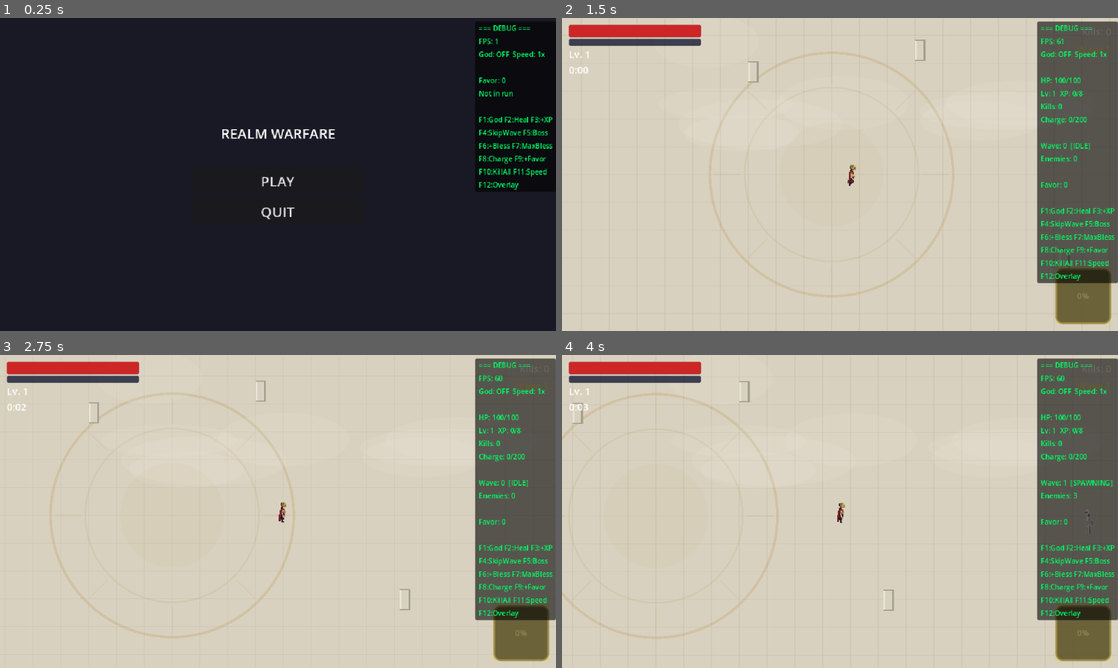
Above: before the commit, frames 1-4 (two rows, left to right).
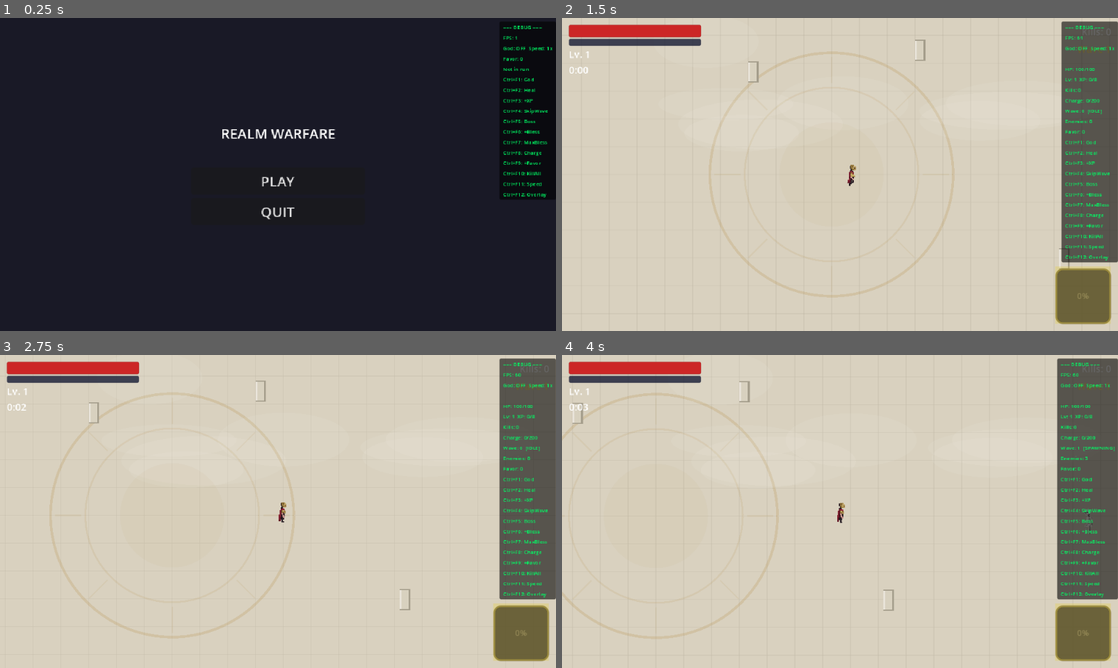
Above: after the commit, the same moments.

Repository: LshMakh/RealmWarfare
Game: Godot game, scene res://scenes/main_menu/main_menu.tscn
The game is run twice, just before and just after one commit, with the same random seed, the same clock (stepped at 60 frames per second) and the same inputs.
Inputs (mouse positions are in pixels of both pictures, inside the frame that each line leads up to):
- Up to frame 1 (0.25 s): no input
- Up to frame 2 (1.5 s): click "PLAY" at 0.5 s; tap Enter at 1.25 s; move the mouse to (962, 158) at 1.27 s; hold D (move_right) from 1.28 s (still down); click (962, 158) at 1.42 s
- Up to frame 3 (2.75 s): release D (move_right) at 2 s; drag from (166, 527) to (300, 511) at 2.02 s
- Up to frame 4 (4 s): move the mouse to (895, 442) at 2.77 s; hold D (move_right) 2.78-3.5 s; drag from (812, 574) to (673, 464) at 3.52 s

The runs differ from the first frame. In frame 1, 1.8% of the frame differs, in the area x 86-100%, y 2-58%; in frame 2, 6.0%; in frame 3, 6.0%, in the area x 85-100%, y 1-85%; in frame 4, 5.6%.

Commit message:
fixed debug F8 not working, changed how keys are used in debug mode. fixed bug where lightning bolt would go through enemy.

Diff:
--- a/project.godot
+++ b/project.godot
@@ -61,6 +61,66 @@
 , Object(InputEventKey,"resource_local_to_scene":false,"resource_name":"","device":-1,"window_id":0,"alt_pressed":false …(186 unchanged characters)…
 ]
 }
+toggle_god_mode={
+"deadzone": 0.2,
+"events": [Object(InputEventKey,"resource_local_to_scene":false,"resource_name":"","device":-1,"window_id":0,"alt_pressed":false,"shift_pressed":false,"ctrl_pressed":true,"meta_pressed":false,"pressed":false,"keycode":0,"physical_keycode":4194332,"key_label":0,"unicode":0,"location":0,"echo":false,"script":null)
+]
+}
+heal_full={
+"deadzone": 0.2,
+"events": [Object(InputEventKey,"resource_local_to_scene":false,"resource_name":"","device":-1,"window_id":0,"alt_pressed":false,"shift_pressed":false,"ctrl_pressed":true,"meta_pressed":false,"pressed":false,"keycode":0,"physical_keycode":4194333,"key_label":0,"unicode":0,"location":0,"echo":false,"script":null)
+]
+}
+grant_xp={
+"deadzone": 0.2,
+"events": [Object(InputEventKey,"resource_local_to_scene":false,"resource_name":"","device":-1,"window_id":0,"alt_pressed":false,"shift_pressed":false,"ctrl_pressed":true,"meta_pressed":false,"pressed":false,"keycode":0,"physical_keycode":4194334,"key_label":0,"unicode":0,"location":0,"echo":false,"script":null)
+]
+}
+skip_wave={
+"deadzone": 0.2,
+"events": [Object(InputEventKey,"resource_local_to_scene":false,"resource_name":"","device":-1,"window_id":0,"alt_pressed":false,"shift_pressed":false,"ctrl_pressed":true,"meta_pressed":false,"pressed":false,"keycode":0,"physical_keycode":4194335,"key_label":0,"unicode":0,"location":0,"echo":false,"script":null)
+]
+}
+skip_to_boss={
+"deadzone": 0.2,
+"events": [Object(InputEventKey,"resource_local_to_scene":false,"resource_name":"","device":-1,"window_id":0,"alt_pressed":false,"shift_pressed":false,"ctrl_pressed":true,"meta_pressed":false,"pressed":false,"keycode":0,"physical_keycode":4194336,"key_label":0,"unicode":0,"location":0,"echo":false,"script":null)
+]
+}
+cycle_blessing={
+"deadzone": 0.2,
+"events": [Object(InputEventKey,"resource_local_to_scene":false,"resource_name":"","device":-1,"window_id":0,"alt_pressed":false,"shift_pressed":false,"ctrl_pressed":true,"meta_pressed":false,"pressed":false,"keycode":0,"physical_keycode":4194337,"key_label":0,"unicode":0,"location":0,"echo":false,"script":null)
+]
+}
+max_blessings={
+"deadzone": 0.2,
+"events": [Object(InputEventKey,"resource_local_to_scene":false,"resource_name":"","device":-1,"window_id":0,"alt_pressed":false,"shift_pressed":false,"ctrl_pressed":true,"meta_pressed":false,"pressed":false,"keycode":0,"physical_keycode":4194338,"key_label":0,"unicode":0,"location":0,"echo":false,"script":null)
+]
+}
+fill_ability={
+"deadzone": 0.2,
+"events": [Object(InputEventKey,"resource_local_to_scene":false,"resource_name":"","device":-1,"window_id":0,"alt_pressed":false,"shift_pressed":false,"ctrl_pressed":true,"meta_pressed":false,"pressed":false,"keycode":0,"physical_keycode":4194339,"key_label":0,"unicode":0,"location":0,"echo":false,"script":null)
+]
+}
+grant_favor={
+"deadzone": 0.2,
+"events": [Object(InputEventKey,"resource_local_to_scene":false,"resource_name":"","device":-1,"window_id":0,"alt_pressed":false,"shift_pressed":false,"ctrl_pressed":true,"meta_pressed":false,"pressed":false,"keycode":0,"physical_keycode":4194340,"key_label":0,"unicode":0,"location":0,"echo":false,"script":null)
+]
+}
+kill_all_enemies={
+"deadzone": 0.2,
+"events": [Object(InputEventKey,"resource_local_to_scene":false,"resource_name":"","device":-1,"window_id":0,"alt_pressed":false,"shift_pressed":false,"ctrl_pressed":true,"meta_pressed":false,"pressed":false,"keycode":0,"physical_keycode":4194341,"key_label":0,"unicode":0,"location":0,"echo":false,"script":null)
+]
+}
+cycle_speed={
+"deadzone": 0.2,
+"events": [Object(InputEventKey,"resource_local_to_scene":false,"resource_name":"","device":-1,"window_id":0,"alt_pressed":false,"shift_pressed":false,"ctrl_pressed":true,"meta_pressed":false,"pressed":false,"keycode":0,"physical_keycode":4194342,"key_label":0,"unicode":0,"location":0,"echo":false,"script":null)
+]
+}
+toggle_overlay={
+"deadzone": 0.2,
+"events": [Object(InputEventKey,"resource_local_to_scene":false,"resource_name":"","device":-1,"window_id":0,"alt_pressed":false,"shift_pressed":false,"ctrl_pressed":true,"meta_pressed":false,"pressed":false,"keycode":0,"physical_keycode":4194343,"key_label":0,"unicode":0,"location":0,"echo":false,"script":null)
+]
+}
 
 [input_devices]
 
--- a/scenes/entities/projectiles/lightning_bolt.tscn
+++ b/scenes/entities/projectiles/lightning_bolt.tscn
@@ -1,19 +1,18 @@
-[gd_scene load_steps=4 format=3]
+[gd_scene format=3 uid="uid://dlxmabbi2d5i8"]
 
-[ext_resource type="Script" path="res://scripts/entities/projectiles/lightning_bolt.gd" id="1"]
-[ext_resource type="Texture2D" path="res://assets/sprites/projectiles/lightning_bolt.png" id="2"]
+[ext_resource type="Script" uid="uid://csyfvl3wl2l2o" path="res://scripts/entities/projectiles/lightning_bolt.gd" id="1"]
+[ext_resource type="Texture2D" uid="uid://bhxqnf1l5epur" path="res://assets/sprites/projectiles/lightning_bolt.png" id="2"]
 
 [sub_resource type="RectangleShape2D" id="1"]
 size = Vector2(8, 4)
 
-[node name="LightningBolt" type="Area2D"]
+[node name="LightningBolt" type="Area2D" unique_id=343816334]
 collision_layer = 8
 collision_mask = 2
 script = ExtResource("1")
 
-[node name="Sprite2D" type="Sprite2D" parent="."]
-texture_filter = 0
+[node name="Sprite2D" type="Sprite2D" parent="." unique_id=223577247]
 texture = ExtResource("2")
 
-[node name="CollisionShape2D" type="CollisionShape2D" parent="."]
+[node name="CollisionShape2D" type="CollisionShape2D" parent="." unique_id=1384130377]
 shape = SubResource("1")
--- a/scripts/autoload/debug_manager.gd
+++ b/scripts/autoload/debug_manager.gd
@@ -75,7 +75,7 @@
 
 	_label = Label.new()
 	_label.horizontal_alignment = HORIZONTAL_ALIGNMENT_LEFT
-	_label.add_theme_font_size_override("font_size", 8)
+	_label.add_theme_font_size_override("font_size", 6)
 	_label.add_theme_color_override("font_color", Color(0.0, 1.0, 0.4, 1.0))
 	panel.add_child(_label)
 
@@ -104,34 +104,37 @@
 		lines.append("Charge: %.0f/%.0f" % [GameState.ability_charge, GameState.ability_charge_max])
 
 		if _wave_manager:
-			lines.append("")
 			lines.append("Wave: %d  [%s]" % [GameState.current_wave, _wave_state_name()])
 			lines.append("Enemies: %d" % _wave_manager._get_total_active_enemies())
 
 		if _blessing_manager:
 			var ids: Array[StringName] = _blessing_manager.get_active_blessing_ids()
 			if ids.size() > 0:
-				lines.append("")
 				lines.append("Blessings:")
 				for bid: StringName in ids:
 					var level: int = _blessing_manager.get_blessing_level(bid)
 					var short_name: String = str(bid).replace("zeus_", "")
 					lines.append("  %s Lv%d" % [short_name, level])
 
-		lines.append("")
 		lines.append("Favor: %d" % GameState.favor)
 	else:
-		lines.append("")
 		lines.append("Favor: %d" % GameState.favor)
 		lines.append("Not in run")
 
-	lines.append("")
-	lines.append("F1:God F2:Heal F3:+XP")
-	lines.append("F4:SkipWave F5:Boss")
-	lines.append("F6:+Bless F7:MaxBless")
-	lines.append("F8:Charge F9:+Favor")
-	lines.append("F10:KillAll F11:Speed")
-	lines.append("F12:Overlay")
+	lines.append("%s: God" % [InputUtils.get_action_key("toggle_god_mode")])
+	lines.append("%s: Heal" % [InputUtils.get_action_key("heal_full")])
+	lines.append("%s: +XP" % [InputUtils.get_action_key("grant_xp")])
+
+	lines.append("%s: SkipWave" % [InputUtils.get_action_key("skip_wave")])
+	lines.append("%s: Boss" % [InputUtils.get_action_key("skip_to_boss")])
+
+	lines.append("%s: +Bless" % [InputUtils.get_action_key("cycle_blessing")])
+	lines.append("%s: MaxBless" % [InputUtils.get_action_key("max_blessings")])
+	lines.append("%s: Charge" % [InputUtils.get_action_key("fill_ability")])
+	lines.append("%s: +Favor" % [InputUtils.get_action_key("grant_favor")])
+	lines.append("%s: KillAll" % [InputUtils.get_action_key("kill_all_enemies")])
+	lines.append("%s: Speed" % [InputUtils.get_action_key("cycle_speed")])
+	lines.append("%s: Overlay" % [InputUtils.get_action_key("toggle_overlay")])
 
 	_label.text = "\n".join(lines)
 
@@ -161,31 +164,30 @@
 	if not event is InputEventKey or not event.pressed or event.echo:
 		return
 
-	match (event as InputEventKey).keycode:
-		KEY_F1:
-			_toggle_god_mode()
-		KEY_F2:
-			_heal_full()
-		KEY_F3:
-			_grant_xp()
-		KEY_F4:
-			_skip_wave()
-		KEY_F5:
-			_skip_to_boss()
-		KEY_F6:
-			_cycle_blessing()
-		KEY_F7:
-			_max_blessings()
-		KEY_F8:
-			_fill_ability()
-		KEY_F9:
-			_grant_favor()
-		KEY_F10:
-			_kill_all_enemies()
-		KEY_F11:
-			_cycle_speed()
-		KEY_F12:
-			_toggle_overlay()
+	if Input.is_action_pressed("toggle_god_mode"):
+		_toggle_god_mode()
+	elif Input.is_action_pressed("heal_full"):
+		_heal_full()
+	elif Input.is_action_pressed("grant_xp"):
+		_grant_xp()
+	elif Input.is_action_pressed("skip_wave"):
+		_skip_wave()
+	elif Input.is_action_pressed("skip_to_boss"):
+		_skip_to_boss()
+	elif Input.is_action_pressed("cycle_blessing"):
+		_cycle_blessing()
+	elif Input.is_action_pressed("max_blessings"):
+		_max_blessings()
+	elif Input.is_action_pressed("fill_ability"):
+		_fill_ability()
+	elif Input.is_action_pressed("grant_favor"):
+		_grant_favor()
+	elif Input.is_action_pressed("kill_all_enemies"):
+		_kill_all_enemies()
+	elif Input.is_action_pressed("cycle_speed"):
+		_cycle_speed()
+	elif Input.is_action_pressed("toggle_overlay"):
+		_toggle_overlay()
 
 
 # --- Actions ---
--- a/scripts/entities/projectiles/lightning_bolt.gd
+++ b/scripts/entities/projectiles/lightning_bolt.gd
@@ -78,6 +78,7 @@
 			enemy.get_node("HealthComponent").take_damage(GameState.apply_damage_bonus(damage))
 		_spawn_impact_flash(enemy as Node2D)
 		_released = true
+		sprite.hide()
 		set_deferred("monitoring", false)
 		call_deferred("_release")
 
--- /dev/null
+++ b/scripts/ui/input_utils.gd
@@ -0,0 +1,11 @@
+extends Node
+class_name InputUtils
+
+static func get_action_key(action_name: String) -> String:
+	var events = InputMap.action_get_events(action_name)
+
+	for event in events:
+		if event is InputEventKey:
+			return event.as_text()
+
+	return "[UNBOUND]"
Not shown, added: scripts/ui/input_utils.gd.uid
